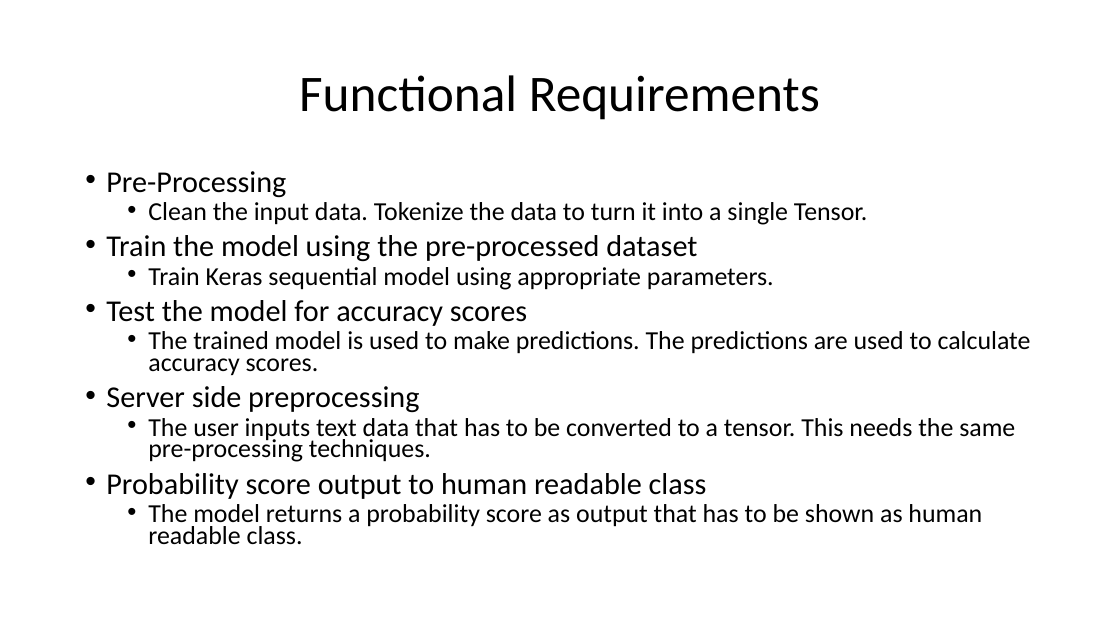
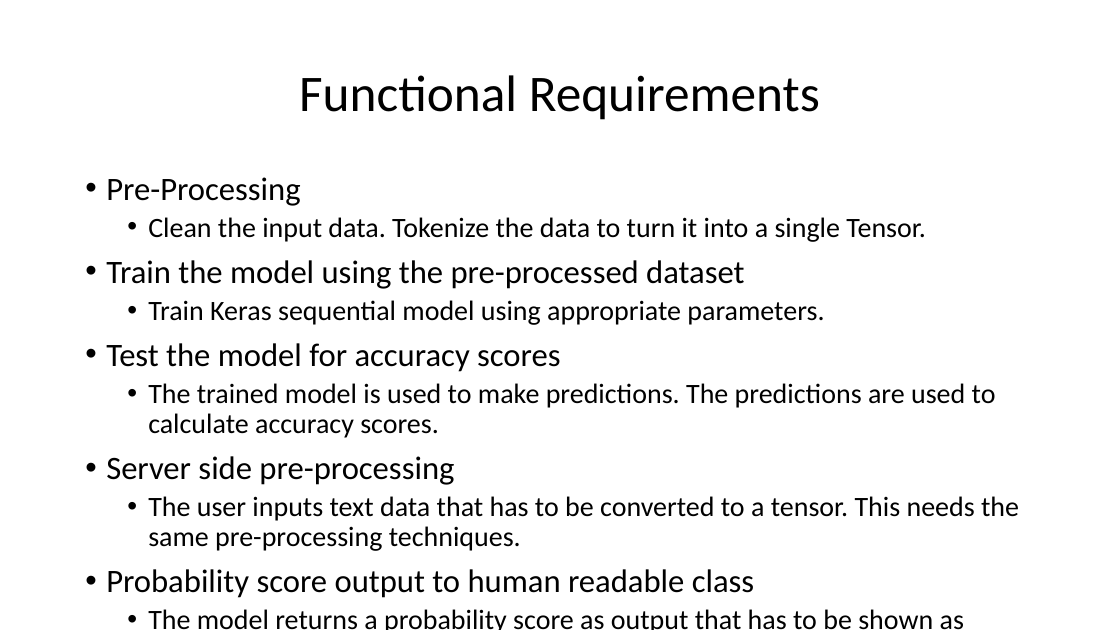
Before and after one commit to HarshaKy/text-classifier, a slide deck: slide 9 of docs/Presentation.pptx. Drawn at 1120x630 pixels with LibreOffice and Linux fonts; fonts in the diff are those of the drawing. Boxes give left, top, right and bottom in pixels: in the first picture for what was removed or moved away, otherwise in the second. Text is boxed around its words. In the diff, an @@ line names an element or a change of style, - is before the commit and + after.

```diff
--- a/docs/Presentation.pptx
+++ b/docs/Presentation.pptx
@@ text at (106, 177, 1019, 630): size 25.9 to 28 pt in "Pre-Processing", "Train the model using the pre-processed dataset", "Test the model for accuracy scores", "Probability score output to human readable class"; size 22.2 to 24 pt in "Clean the input data. Tokenize the data ...", "Train Keras sequential model using appropriate parameters.", "The trained model is used to make ...", "The user inputs text data that has ..." and 1 more places; line spacing 0.7 to 0.9 @@
@@ text at (106, 456, 454, 485): text changed; size 25.9 to 28 pt @@
-• Server side preprocessing
+• Server side pre-processing
```
Also in this commit, not shown: 8 other slides changed, 1 other file.
